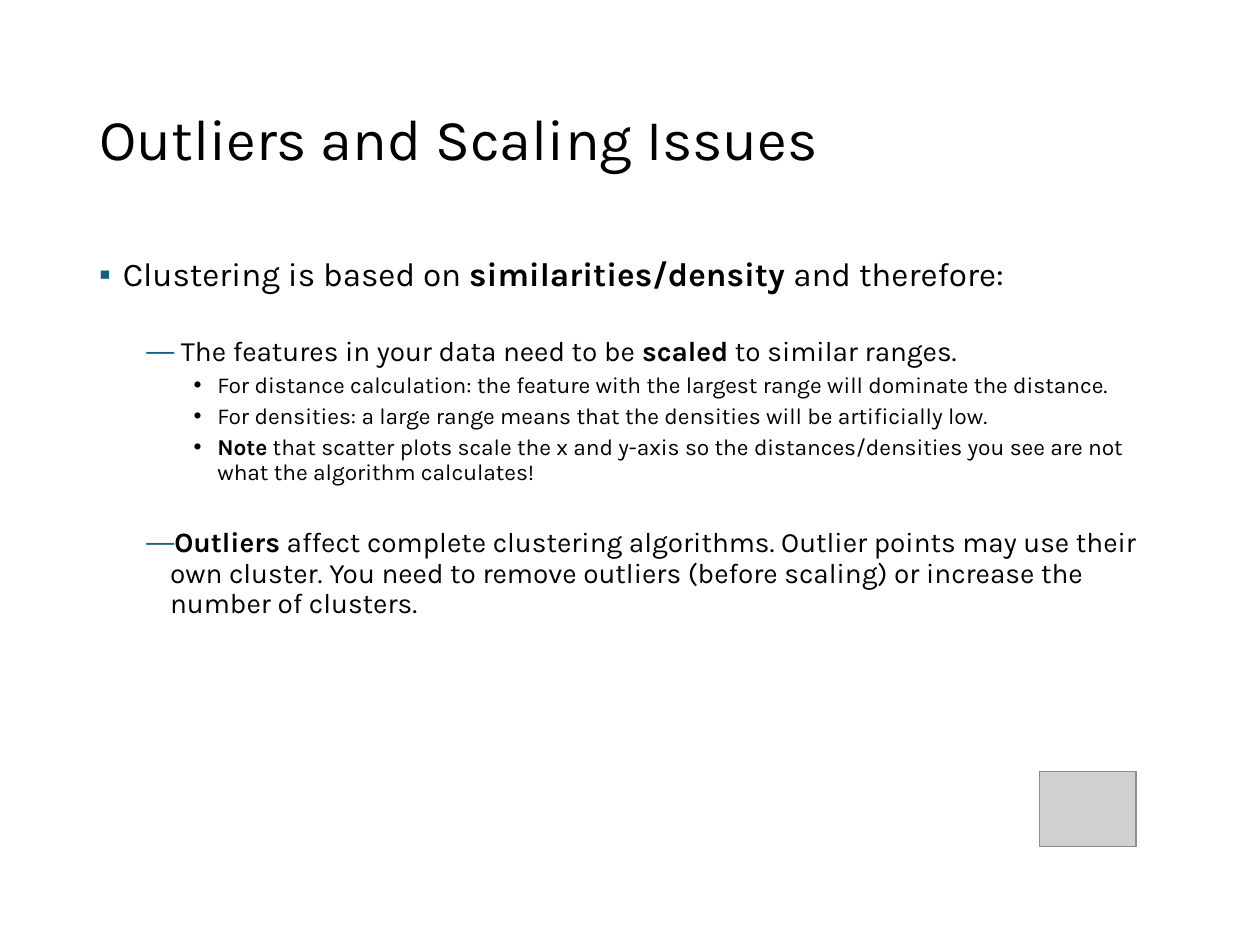
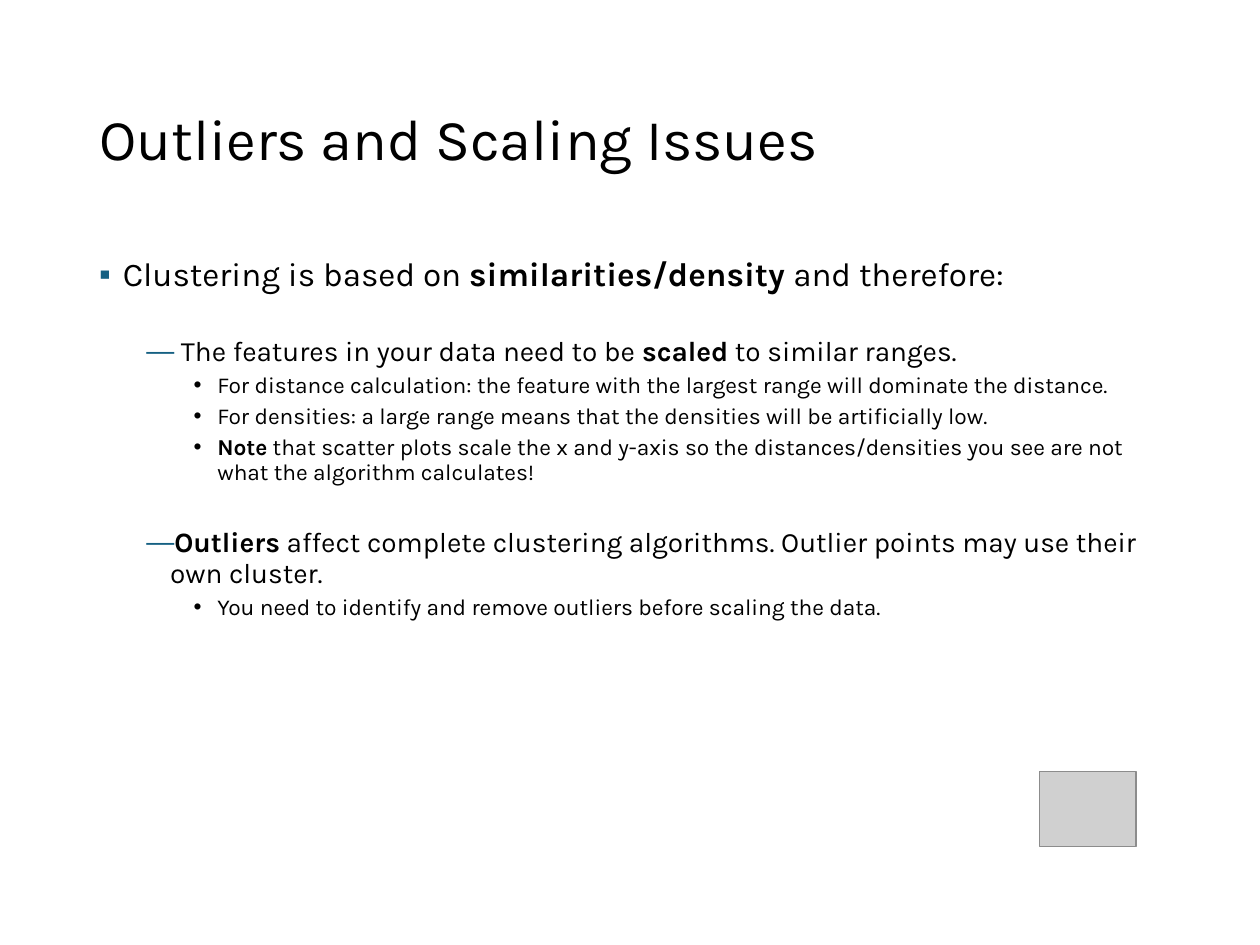
Before and after one commit to mhahsler/Introduction_to_Data_Mining_R_Examples, a slide deck: slide 96 of slides/chap7_basic_cluster_analysis.pptx. Drawn at 1260x945 pixels with LibreOffice and Linux fonts; fonts in the diff are those of the drawing; grey boxes stand for pictures. Boxes give left, top, right and bottom in pixels: in the first picture for what was removed or moved away, otherwise in the second. Text is boxed around its words. In the diff, an @@ line names an element or a change of style, - is before the commit and + after.

```diff
--- a/slides/chap7_basic_cluster_analysis.pptx
+++ b/slides/chap7_basic_cluster_analysis.pptx
@@ text at <box>170,532,1136,621</box>: text changed @@
-  — Outliers affect complete clustering algorithms. Outlier points may use their own cluster. You need to remove outliers (before scaling) or increase the number of clusters.
+  — Outliers affect complete clustering algorithms. Outlier points may use their own cluster.
+    • You need to identify and remove outliers before scaling the data.
```
Also in this commit, not shown: 1 other file.
